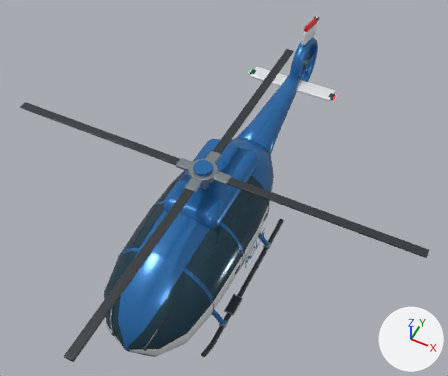
What one commit did to the glTF model vehicles/polishelikopter.glb.
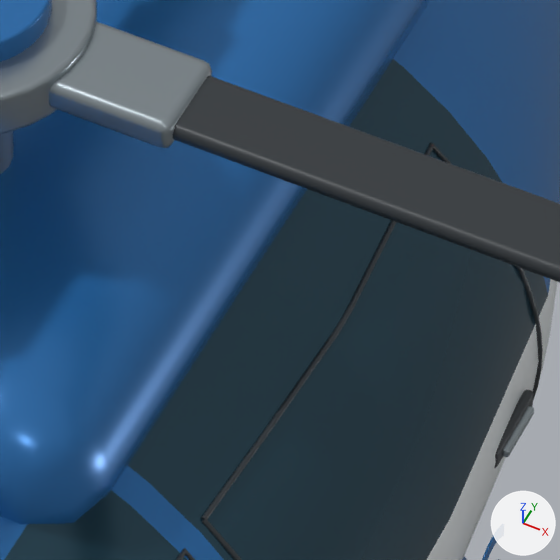
The first picture shows the older version from a 50 mm camera at (4.11, -7.58, 12.08) aimed at (-0.03, 0.69, 1.74). The close-ups show the older and then the newer version on the part from 46% to 60% of the width and 45% to 62% of the height of that picture. Only the edits that show in the close-ups are written down. The lights are fixed; the arrows at lower right show +X, +Y and +Z. Where no turn or scale is listed for an object, it has been applied to the vertices.

Names of what the first close-up shows: 'Cabin door seam.003', 'Glazed passenger fuselage', 'Main blade root cuff.003', 'Main blade.003', 'Main rotor cap', 'Main rotor hub', 'Recessed cabin handle surround.003', 'Turbine housing' and 4 more.
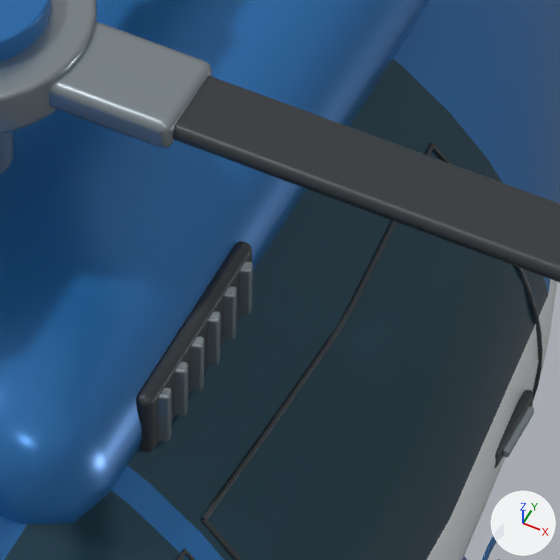
Changed parts and their boxes (x1, y1, x2, y2) in the close-ups (560 x 560 px):
'Turbine intake recess.001', added
    after: (136, 241, 252, 452)
'Turbine intake louver.006', added
    after: (158, 387, 172, 442)
'Turbine intake louver.007', added
    after: (175, 362, 188, 416)
'Turbine intake louver.008', added
    after: (191, 336, 205, 390)
'Turbine intake louver.009', added
    after: (207, 311, 221, 365)
'Turbine intake louver.010', added
    after: (223, 286, 237, 340)
'Turbine intake louver.011', added
    after: (239, 261, 253, 315)

The edits, one by one:
Mesh me_cube_033_1 is new.
It has 96 vertices, 188 faces and spans x -0.022..0.022, y -0.27..0.27, z -0.1..0.1.
It uses material mat_graphite_composite (dark grey #353a3f).
Mesh me_cube_039_1 is new.
It has 96 vertices, 188 faces and spans x -0.019..0.019, y -0.019..0.019, z -0.082..0.082.
It uses material mat_rotor_hardware (grey #99a4aa).
Mesh me_cube_037_1 is new.
It has 96 vertices, 188 faces and spans x -0.019..0.019, y -0.019..0.019, z -0.082..0.082.
It uses material mat_rotor_hardware (grey #99a4aa).
Mesh me_cube_036_1 is new.
It has 96 vertices, 188 faces and spans x -0.019..0.019, y -0.019..0.019, z -0.082..0.082.
It uses material mat_rotor_hardware (grey #99a4aa).
Mesh me_cube_035_1 is new.
It has 96 vertices, 188 faces and spans x -0.019..0.019, y -0.019..0.019, z -0.082..0.082.
It uses material mat_rotor_hardware (grey #99a4aa).
Object 'Turbine intake recess.001' (ob_turbine_intake_recess_001) is new; it shows me_cube_033_1.
Its location is (0.624, -0.38, 2.54).
Object 'Turbine intake louver.011' (ob_turbine_intake_louver_011) is new; it shows me_cube_039_1.
Its location is (0.65, -0.17, 2.54).
Object 'Turbine intake louver.010' (ob_turbine_intake_louver_010) is new; it shows a copy of me_cube_039_1.
Its location is (0.65, -0.254, 2.54).
Object 'Turbine intake louver.009' (ob_turbine_intake_louver_009) is new; it shows me_cube_037_1.
Its location is (0.65, -0.338, 2.54).
Object 'Turbine intake louver.008' (ob_turbine_intake_louver_008) is new; it shows me_cube_036_1.
Its location is (0.65, -0.422, 2.54).
Object 'Turbine intake louver.007' (ob_turbine_intake_louver_007) is new; it shows me_cube_035_1.
Its location is (0.65, -0.506, 2.54).
Object 'Turbine intake louver.006' (ob_turbine_intake_louver_006) is new; it shows a copy of me_cube_035_1.
Its location is (0.65, -0.59, 2.54).
